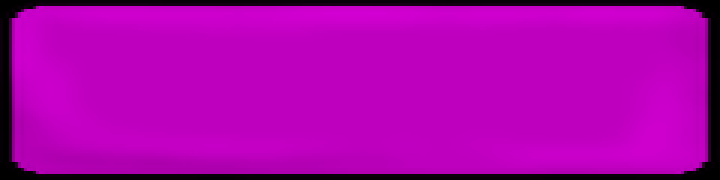
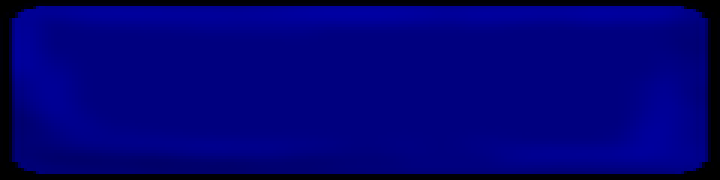
Layered file, before and after one edit (720×180). Changes by layer:
added layer "oouble-on copy" above "oouble-on" over left=0, top=0, right=720, bottom=180
